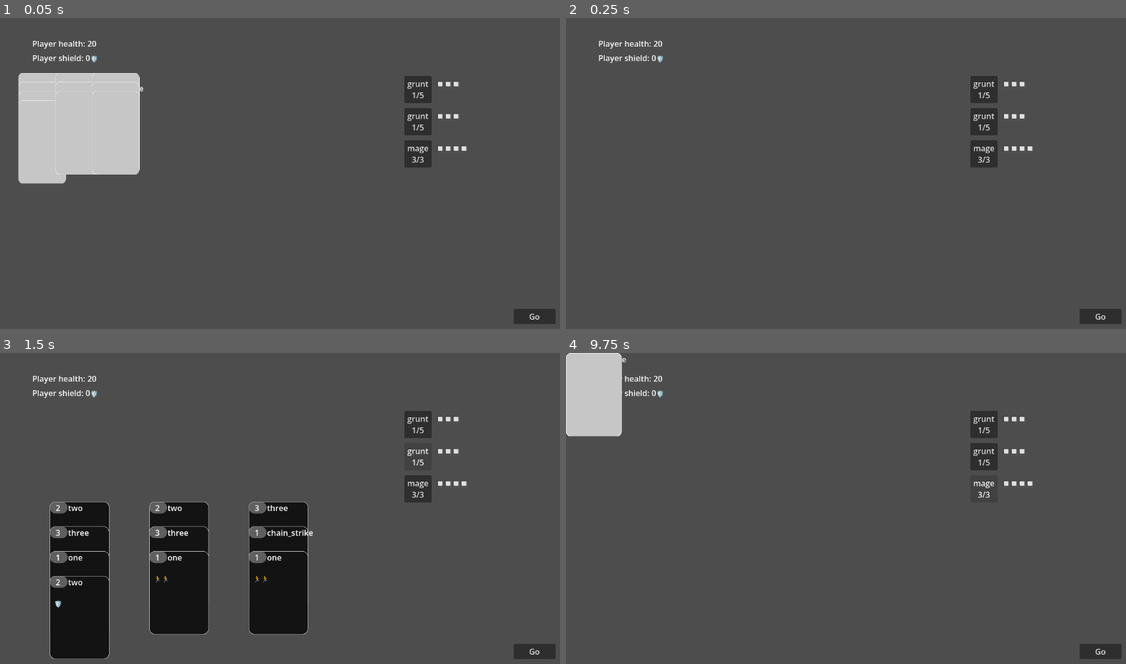
Above: before the commit, frames 1-4 (two rows, left to right).
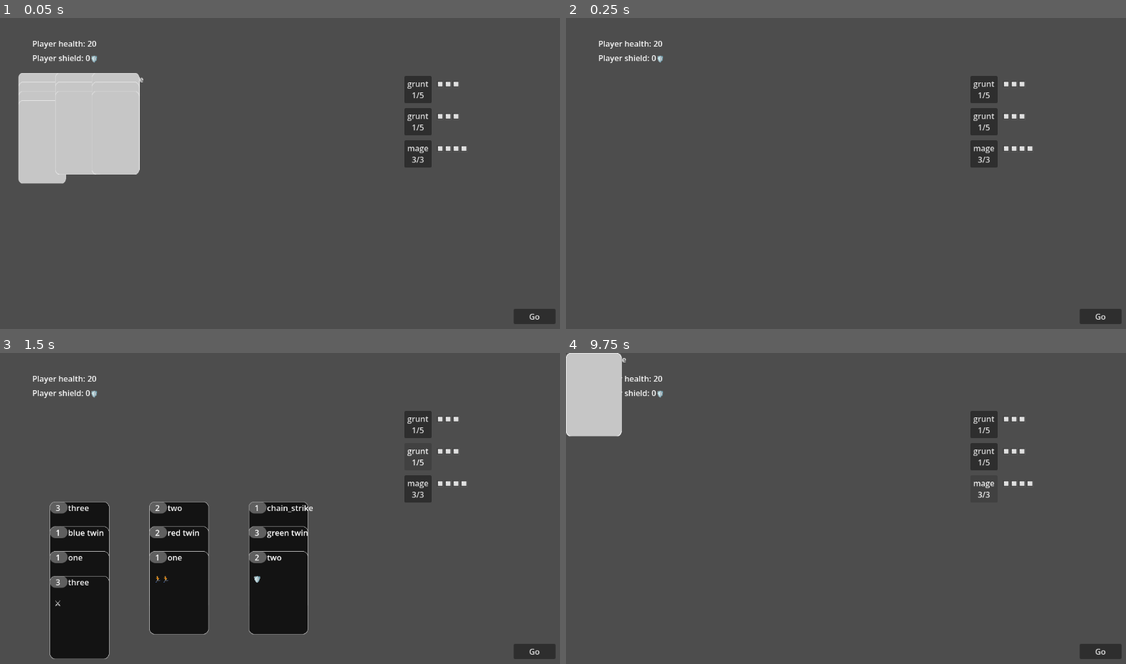
Above: after the commit, the same moments.

Repository: tgbrooks/cocards
Game: Godot game, scene res://main.tscn
Same seed, same stepped clock (60 frames per second), same inputs: the game is played once before the commit and once after it.
Inputs:
- Up to frame 1 (0.05 s): no input
- Up to frame 2 (0.25 s): no input
- Up to frame 3 (1.5 s): click "grunt 1/5" at 0.5 s; click "grunt 1/5" at 1.25 s
- Up to frame 4 (9.75 s): click "mage 3/3" at 2 s; click "Go" at 2.75 s; click "Go" at 3.5 s; click "grunt 1/5" at 4.25 s; click "grunt 1/5" at 5 s; click "mage 3/3" at 5.75 s; click "Go" at 6.5 s; click "grunt 1/5" at 7.25 s; click "grunt 1/5" at 8 s; click "mage 3/3" at 8.75 s; tap Enter at 9.5 s; hold R from 9.53 s (still down)

The runs differ from the first frame. In frame 1, less than 0.1% of the frame differs, in the area x 24-26%, y 19-24%; in frame 2, nothing differs; in frame 3, 0.6%, in the area x 9-56%, y 48-82%; in frame 4, nothing differs.

Commit message:
Add more cards

Diff:
--- a/card.gd
+++ b/card.gd
@@ -8,6 +8,7 @@
 @export var dodge: int = 0
 @export var shield: int = 0
 @export var description: String = ''
+@export var card_labels: Array[String] = []
 signal card_flipped(to_front: bool)
 signal played(enemy: Enemy, card_stack: Array[Card])
 @onready var button: Button = $Button
--- a/card_library.gd
+++ b/card_library.gd
@@ -9,6 +9,13 @@
 # Called every frame. 'delta' is the elapsed time since the previous frame.
 func _process(_delta: float) -> void:
 	pass
+
+func has_twins(cs: Array[Card]) -> bool:
+	var twins = 0
+	for card in cs:
+		if card.card_labels.find('twin') >= 0:
+			twins += 1
+	return twins == 2
 
 func make_card_by_name(card_name: String, main: Main) -> Card:
 	var card = card_scene.instantiate()
@@ -32,6 +39,34 @@
 		card.description = "one damage per card in chain"
 		card.suit = Enums.Suit.RED
 		card.played.connect(func (enemy, cs): enemy.take_damage(cs.size()))
+	elif card_name == 'red twin':
+		card.number = 2
+		card.damage = 1
+		card.description = "+2 damage if exactly 2 twins in chain"
+		card.suit = Enums.Suit.RED
+		card.card_labels.append('twin')
+		card.played.connect(func (enemy, cs): if has_twins(cs): enemy.take_damage(2))
+	elif card_name == 'green twin':
+		card.number = 3
+		card.dodge = 2
+		card.damage = 0
+		card.description = "+2 dodge if exactly 2 twins in chain"
+		card.suit = Enums.Suit.GREEN
+		card.card_labels.append('twin')
+		card.played.connect(func (enemy, cs): if has_twins(cs): enemy.gain_dodge(2))
+	elif card_name == 'blue twin':
+		card.number = 1
+		card.shield = 1
+		card.damage = 0
+		card.description = "+2 shield if exactly 2 twins in chain"
+		card.suit = Enums.Suit.BLUE
+		card.card_labels.append('twin')
+		card.played.connect(func (_enemy, cs): if has_twins(cs): main.gain_shield(2))
+	elif card_name == 'double':
+		card.number = 4
+		card.damage = 0
+		card.description = "double damage of chain"
+
 	else:
 		print("Unrecognized card name", card_name)
 		return null
--- a/main.gd
+++ b/main.gd
@@ -24,7 +24,7 @@
 		self.add_child(cs)
 
 	var library = CardLibrary.new()
-	for card_name in ["one", "one", "one", "two", "two", "two", "three", "three", "three", "chain_strike"]:
+	for card_name in ["one", "one", "two", "two",  "three", "three",  "chain_strike", "red twin", "blue twin", "green twin"]:
 		var card = library.make_card_by_name(card_name, self)
 		deck.append(card)
 
@@ -82,10 +82,11 @@
 func on_enemy_pressed(enemy: Enemy) -> void:
 	if selected_cards:
 		# Play selected cards on the enemy, starting from the bottom
-		for i in range(selected_cards.size()-1,-1,-1):
-			var card = selected_cards[i]
+		var chain = selected_cards.duplicate(false)
+		for i in range(chain.size()-1,-1,-1):
+			var card = chain[i]
 			card.unselect()
-			play_card(card, enemy, selected_cards)
+			play_card(card, enemy, chain)
 		gain_enemy_action_points(1)
 		selected_cards = []
 		selected_card_stack = null
